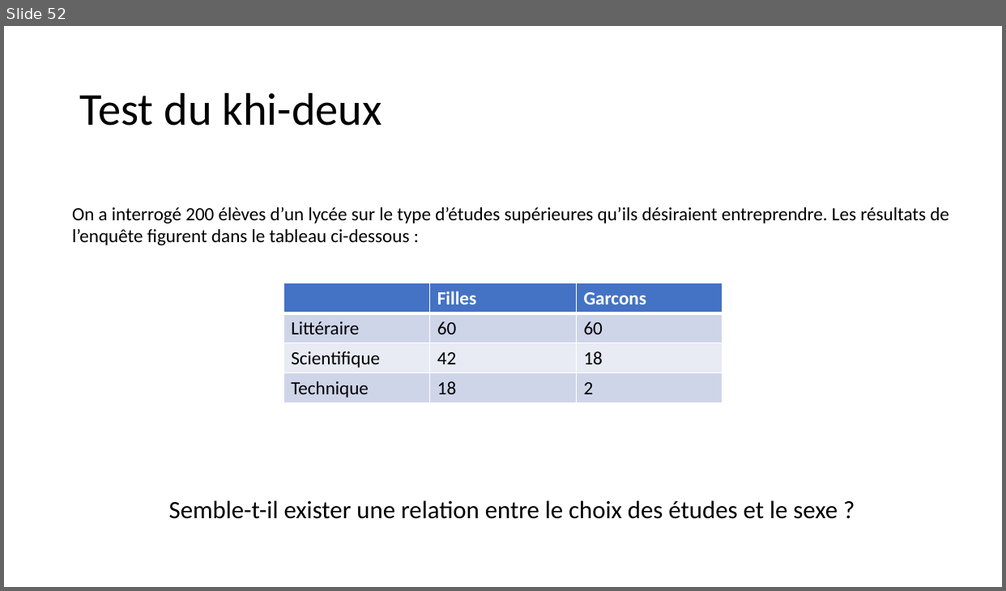
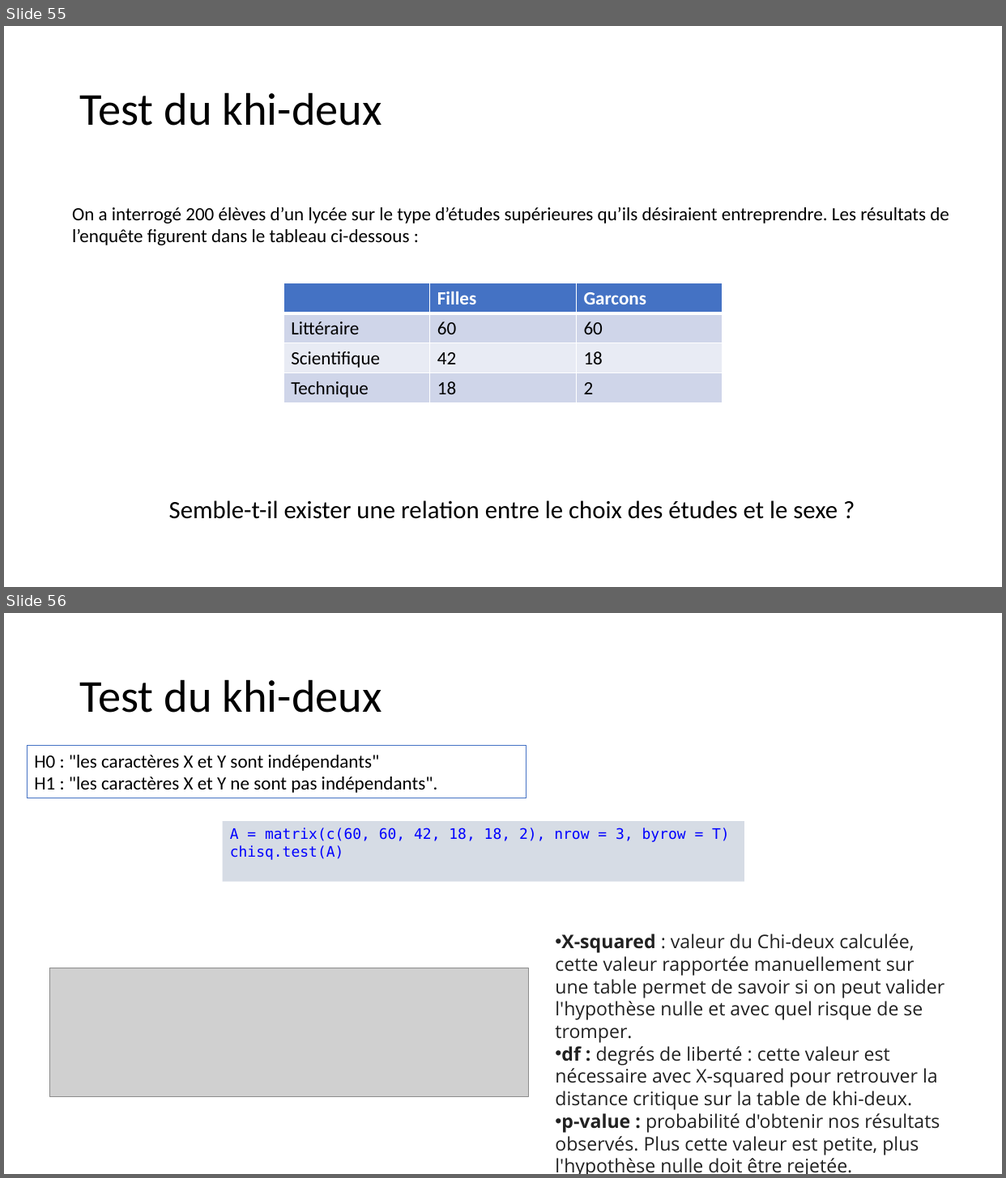
Before and after one commit to Arkantick/Enseignement_EPSI_LangageR, a slide deck: EPSI/Langage R/Statistiques Descriptives/Statistiques_Descriptives_R_Cours.pptx. Shown one above the other, each under a label of ours: slide 52 before the commit, slides 55 and 56 after it. The pictures are 1006x591 and 1006x1178 pixels, drawn with LibreOffice and Linux fonts; fonts in the diff are those of the drawing; grey boxes stand for pictures. Boxes give left, top, right and bottom in pixels: in the first picture for what was removed or moved away, otherwise in the second. Text is boxed around its words. In the diff, an @@ line names an element or a change of style, - is before the commit and + after.

```diff
--- a/EPSI/Langage R/Statistiques Descriptives/Statistiques_Descriptives_R_Cours.pptx
+++ b/EPSI/Langage R/Statistiques Descriptives/Statistiques_Descriptives_R_Cours.pptx
@@ slide 56 added at (4,613,1002,1174), background #FFFFFF @@
@@ title added at (80,679,382,713), 44 pt, text #000000 @@
+Test du khi-deux
@@ rectangle added at (27,746,526,798), outline #4472C4 0.75 pt, 18 pt, text #000000 @@
+H0 : "les caractères X et Y sont indépendants"
+H1 : "les caractères X et Y ne sont pas indépendants".
@@ rectangle added at (223,821,744,882), fill #D6DCE5, 14 pt, text #0000FF @@
+A = matrix(c(60, 60, 42, 18, 18, 2), nrow = 3, byrow = T)
+chisq.test(A)
@@ text added at (555,934,945,1174), 18 pt, text #212121 @@
+• X-squared : valeur du Chi-deux calculée, cette valeur rapportée manuellement sur une table permet de savoir si on peut valider l'hypothèse nulle et avec quel risque de se tromper.
+• df : degrés de liberté : cette valeur est nécessaire avec X-squared pour retrouver la distance critique sur la table de khi-deux.
+• p-value : probabilité d'obtenir nos résultats observés. Plus cette valeur est petite, plus l'hypothèse nulle doit être rejetée.
@@ picture added at (49,969,529,1097) @@
@@ what was slide 52 is now slide 55 @@
```
Also in this commit, not shown: 8 slides changed, 6 other slides added, 2 slides removed, 1 other file.
